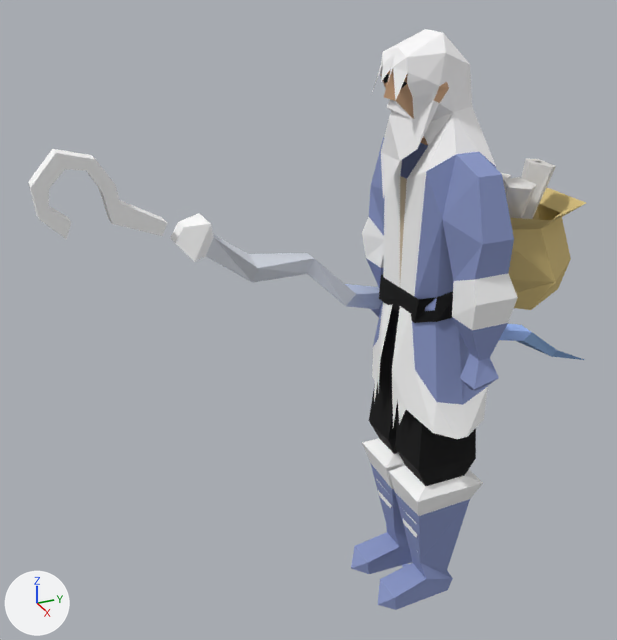
Two versions of the glTF model public/assets/diversions-gltf/lumbridge_guide.glb, one commit apart.
Camera for both pictures: a 50 mm camera at (225.0, -146.0, 223.0) aimed at (-16.0, -37.0, 102.0). The lights are fixed; the arrows at lower left show +X, +Y and +Z. The first picture is the older version. Vertices at exactly the same position are counted once.

The scene before the commit, as lines of its bpy script (objects in view):
```python
me_mesh_0 = bpy.data.meshes.new('Mesh_0')
me_mesh_0.from_pydata(...)  # 473 vertices, 795 faces; spans x -36.0..36.0, y -120.0..103.0, z -6.0..196.0
# faces by material slot: [794, 1]
me_mesh_0.materials.append(mat_material_0)  # picture img_image_0
me_mesh_0.materials.append(mat_material_1)  # picture img_image_0
ob_mesh_0 = bpy.data.objects.new('Mesh_0', me_mesh_0)
ob_mesh_0.location = (0.0, 0.0, 0.0)
```
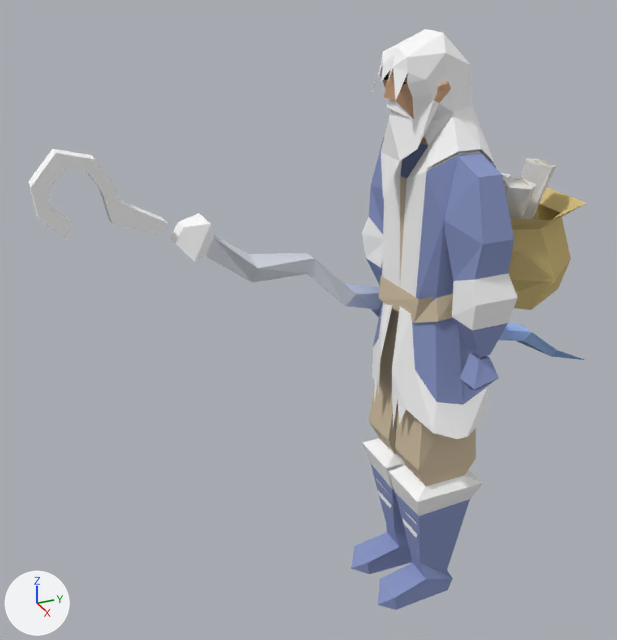
Boxes (x1, y1, x2, y2) around the edits, measured in the pictures (617 x 640 px; the box of a moved part takes in the faces that stretch with it):
part 1 of me_mesh_0, moved or reshaped
    before: (366, 53, 571, 360)
    after: (366, 53, 571, 357)
part 2 of me_mesh_0, surface changed (black to beige)
    before: (369, 274, 476, 567)
    after: (369, 275, 555, 486)

The change in detail:
me_mesh_0 is used by ob_mesh_0; location (0.0, 0.0, 0.0).
me_mesh_0 had 473 vertices, 795 faces and spanned x -36.0..36.0, y -120.0..103.0, z -6.0..196.0.
me_mesh_0 now has 541 vertices, 825 faces and spans x -36.0..36.0, y -120.0..103.0, z -6.0..196.0.
Part 1, on me_mesh_0:
113 faces are deleted.
68 vertices are added at x -32.0..32.0, y -17.0..41.0, z 102.0..183.0.
143 new faces join them, mat_material_0 (picture img_image_0).
me_mesh_0 part 2: 63 kept faces spanning x -19.0..23.0, y -13.0..33.0, z -6.0..137.0 get new texture (UV) coordinates.
